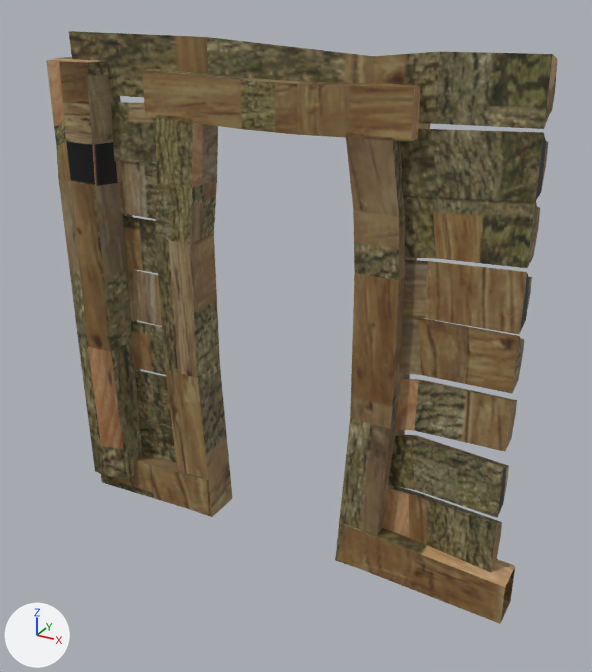
One commit to the OBJ model jcrpg/data/models/external/House_01_door.obj: the scene before it, then after it.
One viewpoint serves both versions: a 50 mm camera at (1.55, -2.58, 1.19) aimed at (0.12, 0.02, -0.11). Every picture has the same lights, and +X, +Y and +Z are marked at lower left. Where no turn or scale is listed for an object, it has been applied to the vertices. Vertices at the same position are counted once.

The older version as bpy lines, for what is in view:
```python
me_curve_017_mesh_009 = bpy.data.meshes.new('Curve.017_Mesh.009')
me_curve_017_mesh_009.from_pydata(...)  # 362 vertices, 284 faces; spans x -1.0..1.05, y -0.1..0.18, z -1.11..0.99
me_curve_017_mesh_009.materials.append(mat_door_door_tex_bake_01_tga)  # picture img_door_tex_bake_01_tga
ob_curve_017_mesh_009 = bpy.data.objects.new('Curve.017_Mesh.009', me_curve_017_mesh_009)
ob_curve_017_mesh_009.location = (0.0, 0.0, 0.0)
```
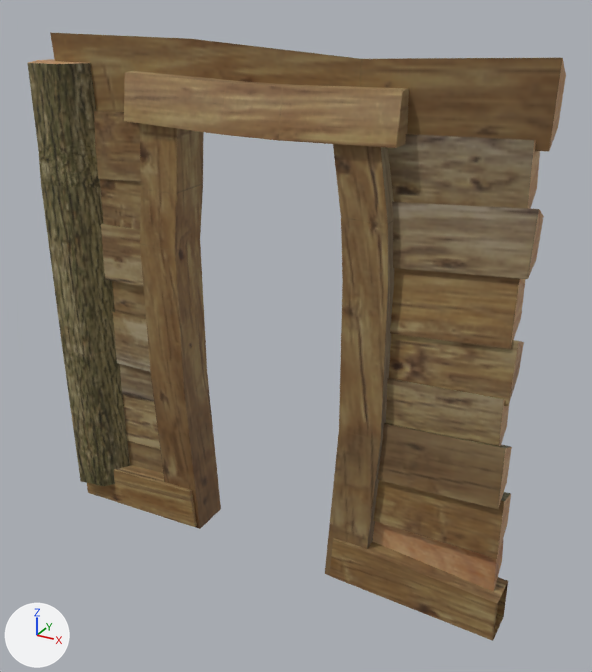
What differs and where, as boxes [x1, y1, x2, y2] in the pictures (592 x 672 px; the box of a moved part takes in the faces that stretch with it):
'Curve.017_Mesh.009', reshaped
    before: [46, 31, 557, 624]
    after: [28, 33, 566, 641]
part 1 of me_curve_017_mesh_009, moved or reshaped
    before: [155, 115, 232, 517]
    after: [139, 123, 221, 529]
part 2 of me_curve_017_mesh_009, moved or reshaped
    before: [335, 133, 417, 566]
    after: [325, 144, 395, 575]
part 3 of me_curve_017_mesh_009, rebuilt
    before: [46, 57, 143, 479]
    after: [28, 59, 130, 486]
part 4 of me_curve_017_mesh_009, rebuilt (21% taller)
    before: [69, 31, 557, 129]
    after: [50, 33, 566, 152]
part 5 of me_curve_017_mesh_009, rebuilt
    before: [383, 486, 502, 572]
    after: [373, 521, 503, 592]
part 6 of me_curve_017_mesh_009, rebuilt
    before: [142, 69, 430, 142]
    after: [124, 71, 409, 148]
part 7 of me_curve_017_mesh_009, rebuilt
    before: [139, 418, 177, 463]
    after: [127, 440, 163, 473]
part 8 of me_curve_017_mesh_009, rebuilt
    before: [337, 524, 515, 624]
    after: [329, 537, 508, 641]
part 9 of me_curve_017_mesh_009, rebuilt
    before: [101, 454, 209, 515]
    after: [87, 465, 197, 527]
part 10 of me_curve_017_mesh_009, deleted (brown)
    before: [396, 378, 517, 452]
part 11 of me_curve_017_mesh_009, deleted (brown)
    before: [400, 129, 548, 203]
part 12 of me_curve_017_mesh_009, deleted (brown)
    before: [404, 195, 540, 268]
part 13 of me_curve_017_mesh_009, deleted (brown)
    before: [388, 434, 509, 518]
part 14 of me_curve_017_mesh_009, moved or reshaped
    before: [111, 102, 172, 426]
    after: [94, 111, 160, 450]
part 15 of me_curve_017_mesh_009, moved or reshaped
    before: [399, 260, 532, 393]
    after: [373, 134, 544, 559]

Edits to the bpy script that builds the scene:
```text
Change me_curve_017_mesh_009:
    used by ob_curve_017_mesh_009; location = (0.0, 0.0, 0.0)
    remove me_curve_017_mesh_009.from_pydata(...)  # 362 vertices, 284 faces; spans x -1.0..1.05, y -0.1..0.18, z -1.11..0.99
    add me_curve_017_mesh_009.from_pydata(...)  # 246 vertices, 178 faces; spans x -1.0..1.05, y -0.19..0.09, z -1.11..0.99
    me_curve_017_mesh_009 part 1: the loose piece of 20 vertices spanning x -0.53..-0.31, y 0.0..0.18, z -1.11..0.7 is moved by (0.0, -0.1, 0.0)
    me_curve_017_mesh_009 part 2: the loose piece of 20 vertices spanning x 0.32..0.55, y 0.0..0.18, z -1.11..0.7 is moved by (0.0, -0.1, 0.0)
    me_curve_017_mesh_009 part 3: the loose piece of 50 vertices spanning x -1.0..-0.72, y -0.1..0.18, z -1.0..0.89 is rebuilt with 30 vertices and now spans x -1.0..-0.72, y -0.19..0.08, z -1.0..0.89
    me_curve_017_mesh_009 part 4: the loose piece of 30 vertices spanning x -0.92..0.98, y 0.02..0.17, z 0.73..0.99 is rebuilt with 16 vertices and now spans x -0.92..1.03, y -0.08..0.06, z 0.66..0.99
    me_curve_017_mesh_009 part 5: the loose piece of 18 vertices spanning x 0.41..0.98, y 0.02..0.16, z -0.96..-0.7 is rebuilt with 8 vertices and now spans x 0.41..1.02, y -0.08..0.07, z -0.96..-0.7
    me_curve_017_mesh_009 part 6: the loose piece of 16 vertices spanning x -0.54..0.56, y 0.0..0.18, z 0.68..0.87 is rebuilt with 16 vertices and now spans x -0.54..0.56, y -0.12..0.09, z 0.68..0.87
    me_curve_017_mesh_009 part 7: the loose piece of 12 vertices spanning x -0.93..-0.37, y 0.03..0.17, z -0.98..-0.72 is rebuilt with 8 vertices and now spans x -0.93..-0.37, y -0.07..0.07, z -0.98..-0.72
    me_curve_017_mesh_009 part 8: the loose piece of 8 vertices spanning x 0.33..1.05, y -0.04..0.13, z -1.1..-0.91 is rebuilt with 8 vertices and now spans x 0.33..1.05, y -0.14..0.02, z -1.1..-0.91
    me_curve_017_mesh_009 part 9: the loose piece of 8 vertices spanning x -0.95..-0.33, y -0.03..0.13, z -1.1..-0.91 is rebuilt with 8 vertices and now spans x -0.95..-0.33, y -0.13..0.02, z -1.1..-0.91
    me_curve_017_mesh_009 part 10: the loose piece of 18 vertices spanning x 0.41..0.98, y 0.02..0.16, z -0.46..-0.17 is deleted
    me_curve_017_mesh_009 part 11: the loose piece of 18 vertices spanning x 0.41..0.98, y 0.02..0.16, z 0.49..0.75 is deleted
    me_curve_017_mesh_009 part 12: the loose piece of 18 vertices spanning x 0.41..0.98, y 0.02..0.16, z 0.25..0.54 is deleted
    me_curve_017_mesh_009 part 13: the loose piece of 18 vertices spanning x 0.41..0.98, y 0.02..0.16, z -0.7..-0.45 is deleted
    me_curve_017_mesh_009 part 14: 71 vertices removed from x -0.93..-0.37, y 0.02..0.17, z -0.72..0.75; 55 vertices added at x -0.93..-0.37, y -0.09..0.07, z -0.79..0.73
    me_curve_017_mesh_009 part 15: 36 vertices removed from x 0.41..0.98, y 0.02..0.16, z -0.2..0.3; 56 vertices added at x 0.37..1.02, y -0.11..0.06, z -0.8..0.75
```
